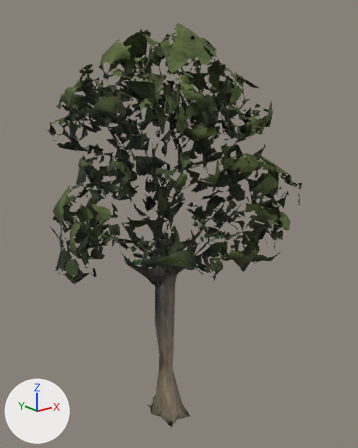
Before and after pictures for a commit that changed the glTF model public/models/flora/meshy-012/tree-1527-mid.glb.
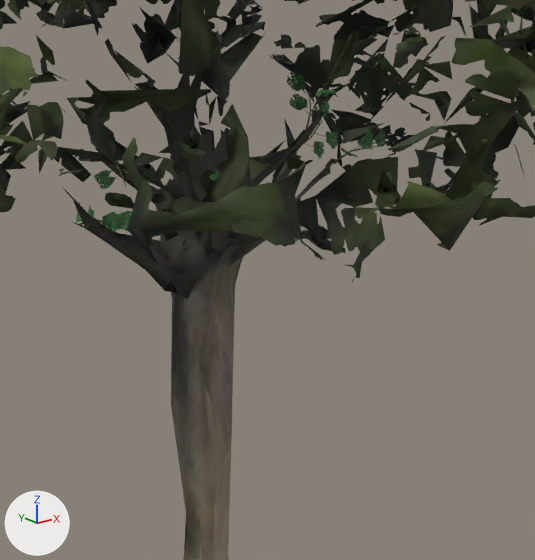
Old and new are each drawn whole from a 50 mm camera at (-8.39, -11.17, 10.83) aimed at (0.41, -0.17, 6.43) and again close up on the part from 28% to 76% of the width and 43% to 83% of the height. The axes (+X, +Y, +Z) are drawn at lower left. The lights are the same throughout. The last two pictures show the newer version. Vertices at exactly the same position are counted once.

In view in the first close-up: 'Foliage', 'Wood'.
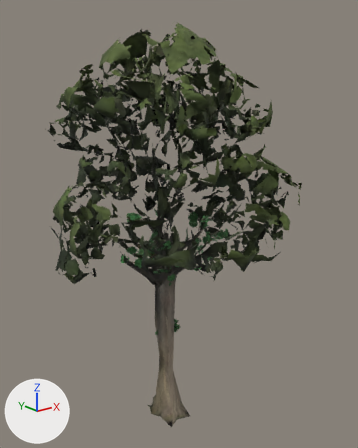
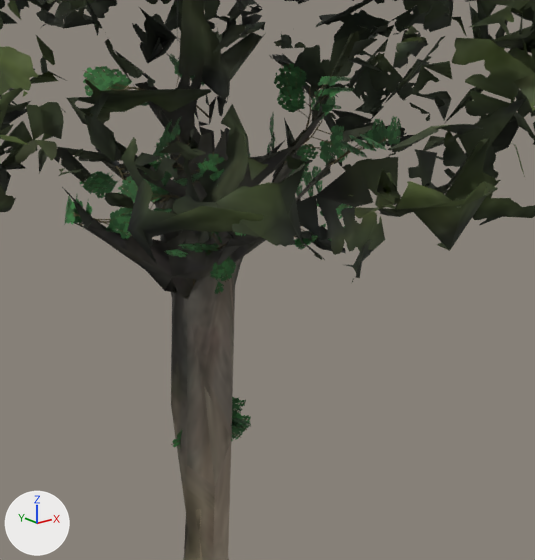
What differs and where, as boxes (x1, y1, x2, y2) in the close-ups (535 x 560 px):
'Foliage', reshaped: before (0, 0, 535, 282); after (0, 0, 535, 448)
part 1 of me_mesh_0_004, deleted: before (88, 72, 358, 225)
part 2 of me_mesh_0_004, built on: before (76, 89, 384, 242); after (64, 53, 401, 294)
part 3 of me_mesh_0_004, added: after (171, 397, 251, 448)
part 4 of me_mesh_0_004, surface changed: before (100, 102, 386, 221); after (87, 63, 386, 235)

The change, as a list of edits to the scene's bpy script:
```text
Change me_mesh_0_004:
    used by ob_foliage; location = (0.0, 0.0, 0.0)
    remove me_mesh_0_004.from_pydata(...)  # 3584 vertices, 6619 faces; spans x -3.8..3.77, y -3.69..3.68, z 2.53..12.0
    add me_mesh_0_004.from_pydata(...)  # 4177 vertices, 6995 faces; spans x -3.8..3.77, y -3.69..3.68, z 2.53..12.0
    me_mesh_0_004 part 1: 7 loose pieces with 35 vertices, spanning x -0.99..1.09, y -1.46..0.95, z 5.24..6.72, are deleted
    me_mesh_0_004 part 2: 52 vertices moved from x -1.01..1.94, y -1.55..0.81, z 5.3..6.51 to x -1.21..2.05, y -1.64..0.94, z 5.13..6.82; 67 vertices removed from x -1.14..1.86, y -1.53..0.9, z 5.25..6.43; 575 vertices added at x -1.18..2.08, y -1.84..1.03, z 4.55..6.91
    me_mesh_0_004 part 3: 66 vertices added at x -0.44..0.63, y -0.35..0.56, z 2.66..3.5
    me_mesh_0_004 part 4: 9 kept faces spanning x -1.01..2.05, y -1.4..0.87, z 5.13..6.82 get new texture (UV) coordinates
    other edits to the shape of me_mesh_0_004 do not show in these pictures
```
